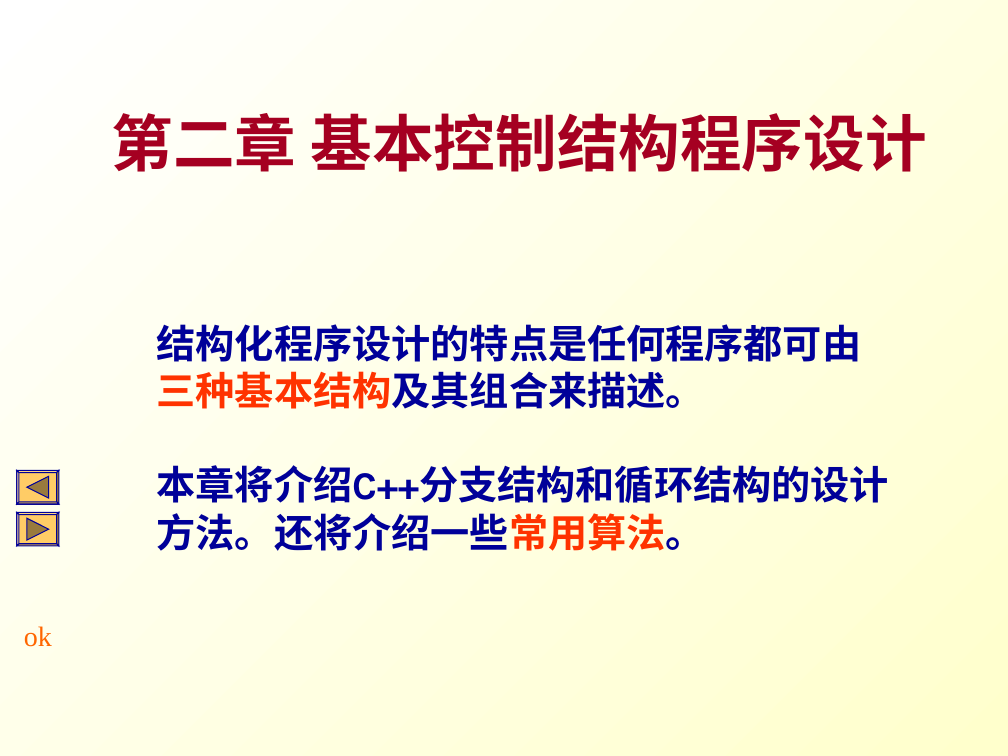
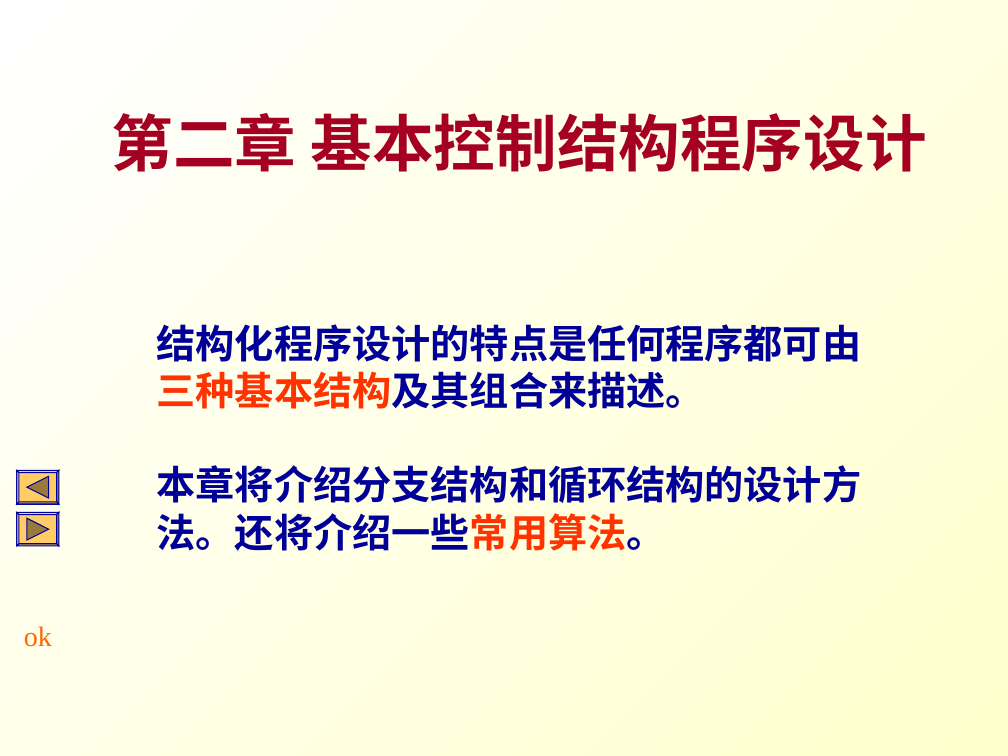
Before and after one commit to Changhe160/Changhe160.github.io, a slide deck: slide 1 of teachingRes/Cplusplus/unit02控制结构.ppt. Drawn at 1008x756 pixels with LibreOffice and Linux fonts; fonts in the diff are those of the drawing. Boxes give left, top, right and bottom in pixels: in the first picture for what was removed or moved away, otherwise in the second. Text is boxed around its words. In the diff, an @@ line names an element or a change of style, - is before the commit and + after.

```diff
--- a/teachingRes/Cplusplus/unit02控制结构.ppt
+++ b/teachingRes/Cplusplus/unit02控制结构.ppt
@@ text at [157, 465, 862, 551]: text changed @@
-本章将介绍C++分支结构和循环结构的设计方法。还将介绍一些常用算法。
+本章将介绍分支结构和循环结构的设计方法。还将介绍一些常用算法。
```
Also in this commit, not shown: 15 other slides changed, 1 slide removed, 1 other file.
